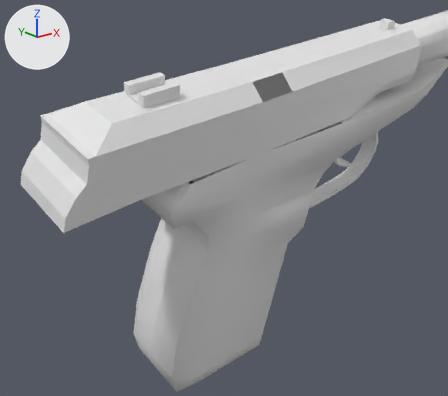
The OBJ model Vertex_Animation_Compiler/Assets/Makarov_Pistol_Reload145.obj, before and after one commit.
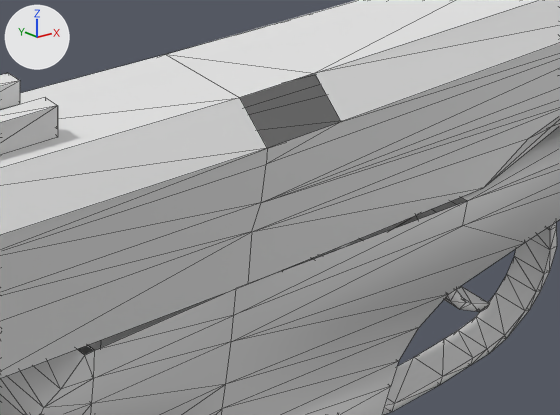
Each version appears first from a 50 mm camera at (0.2191, -0.269, -0.0237) aimed at (0.3346, -0.1246, -0.0814), and next in a close-up on the part from 35% to 85% of the width and 11% to 53% of the height. Arrows for +X, +Y and +Z are at upper left; the lights stay in place. The close-ups show mesh edges as thin lines. Where no turn or scale is listed for an object, it has been applied to the vertices.

Objects in the first close-up: 'Rest_of_the_gun_Sphere', 'Top_Slider_Sphere.001'.
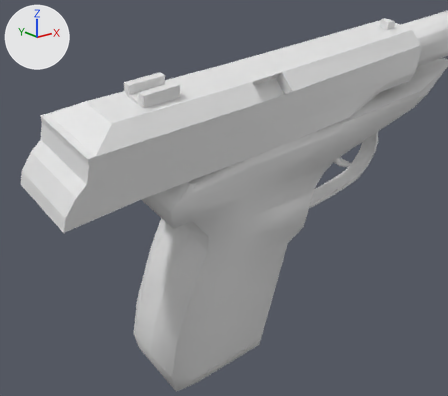
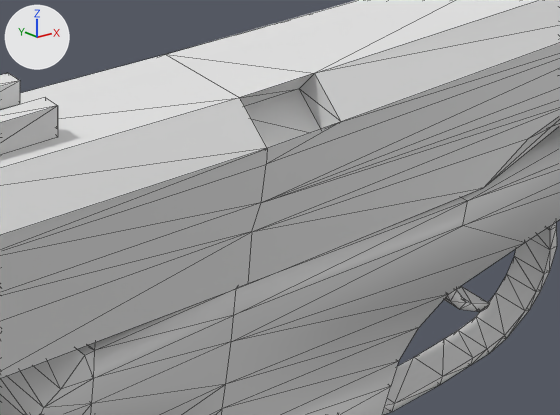
Changed parts and their boxes (x1, y1, x2, y2) in the close-ups (560 x 415 px):
part 1 of me_rest_of_the_gun_sphere, added: after (77, 197, 467, 355)
part 2 of me_top_slider_sphere_001, added: after (240, 73, 341, 148)

Patch to the scene script:
```diff
--- a/Vertex_Animation_Compiler/Assets/Makarov_Pistol_Reload145.obj.py
+++ b/Vertex_Animation_Compiler/Assets/Makarov_Pistol_Reload145.obj.py
@@ me_rest_of_the_gun_sphere @@
 me_rest_of_the_gun_sphere.from_pydata(...)  # 272 vertices, 519 faces; spans x 0.3104..0.4555, y -0.1337..-0.0811, z -0.1591..-0.0255
 # used by ob_rest_of_the_gun_sphere; location = (0.0, 0.0, 0.0)
 # verts and faces of me_rest_of_the_gun_sphere; kept vertices keep their numbers, new ones are numbered from 272
 # before: 164 (0.3779, -0.1088, -0.0545), 166 (0.3166, -0.132, -0.0722) at pixel (84, 355), 175 (0.318, -0.132, -0.0718) at pixel (94, 350), 178 (0.3787, -0.133, -0.0618) at pixel (467, 200), 179 (0.3385, -0.1326, -0.0677) at pixel (236, 288)
 # before: 180 (0.3172, -0.1079, -0.0646), 181 (0.3377, -0.1084, -0.0604), 183 (0.3158, -0.1078, -0.0649)
+# me_rest_of_the_gun_sphere part 1
+faces += [(164, 181, 179), (175, 179, 181), (166, 175, 183), (164, 179, 178), (175, 181, 180), (175, 180, 183)]
@@ me_top_slider_sphere_001 @@
 # used by ob_top_slider_sphere_001; location = (0.0, 0.0, 0.0)
-me_top_slider_sphere_001.from_pydata(...)  # 127 vertices, 227 faces; spans x 0.2774..0.4151, y -0.1378..-0.1074, z -0.0779..-0.0286
+me_top_slider_sphere_001.from_pydata(...)  # 131 vertices, 237 faces; spans x 0.2774..0.4151, y -0.1378..-0.1074, z -0.0779..-0.0286
+# me_top_slider_sphere_001 part 2
+# 4 vertices are added at (0.3502, -0.1348, -0.0505), (0.3387, -0.1348, -0.0525), (0.3494, -0.131, -0.0451), (0.3379, -0.1309, -0.0471)
+# 10 new faces join them
```
